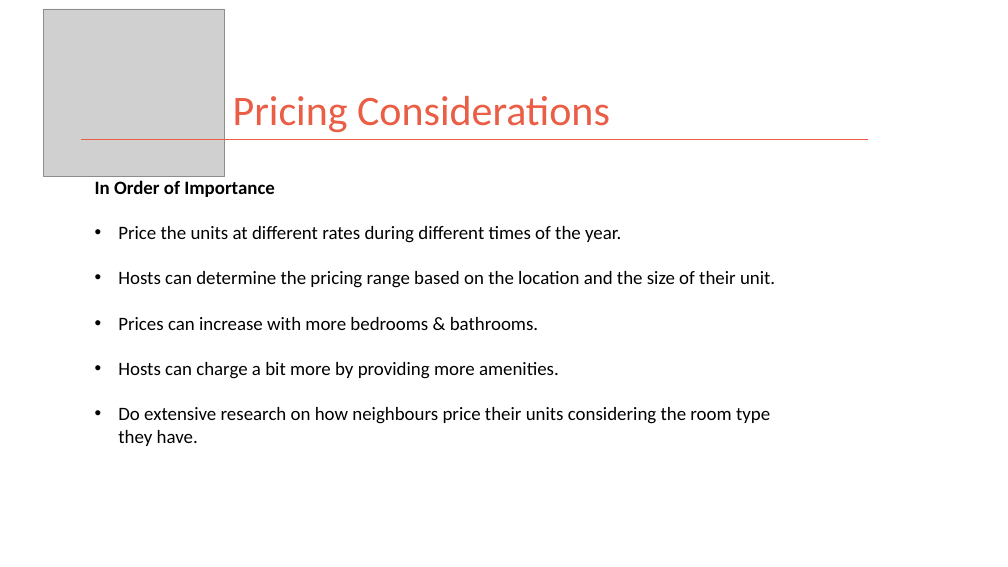
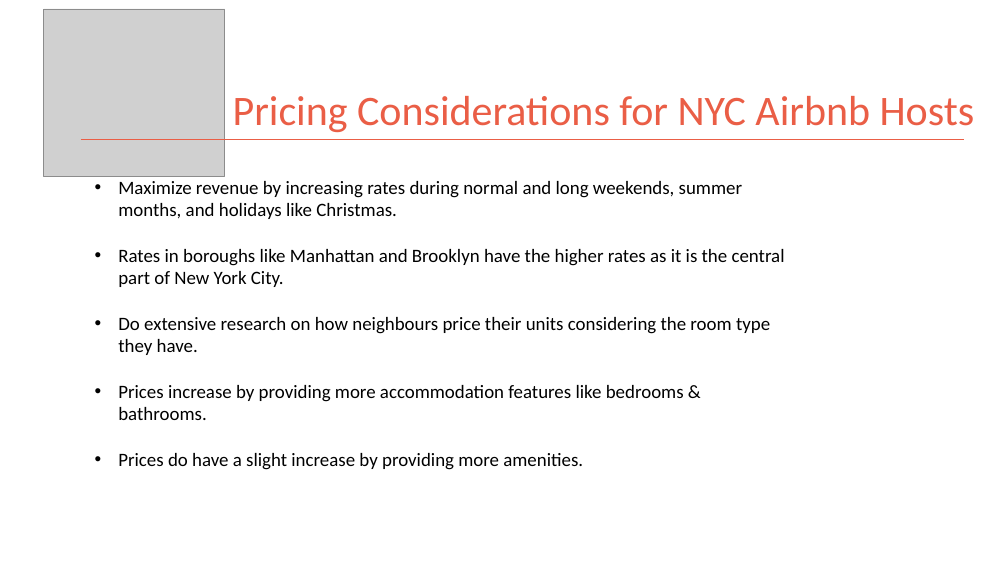
Before and after one commit to kman4/AirbnbPredictions, a slide deck: slide 22 of Airbnb Price Predictions (Model).pptx (slide 21 before the commit). Drawn at 1008x567 pixels with LibreOffice and Linux fonts; fonts in the diff are those of the drawing; grey boxes stand for pictures. Boxes give left, top, right and bottom in pixels: in the first picture for what was removed or moved away, otherwise in the second. Text is boxed around its words. In the diff, an @@ line names an element or a change of style, - is before the commit and + after.

Commit message:
update powerpoint

```diff
--- a/Airbnb Price Predictions (Model).pptx
+++ b/Airbnb Price Predictions (Model).pptx
@@ title at bbox=[233, 96, 975, 132]: text changed @@
-Pricing Considerations
+Pricing Considerations for NYC Airbnb Hosts
@@ line moved from (81, 139) - (868, 139) to (81, 139) - (964, 139) @@
@@ text at bbox=[118, 181, 785, 287]: text changed @@
-In Order of Importance
-• Price the units at different rates during different times of the year.
-• Hosts can determine the pricing range based on the location and the size of their unit.
-• Prices can increase with more bedrooms & bathrooms.
-• Hosts can charge a bit more by providing more amenities.
+• Maximize revenue by increasing rates during normal and long weekends, summer months, and holidays like Christmas.
+• Rates in boroughs like Manhattan and Brooklyn have the higher rates as it is the central part of New York City.
@@ text at bbox=[118, 385, 684, 470]: paragraphs added @@
+• Prices increase by providing more accommodation features like bedrooms & bathrooms.
+• Prices do have a slight increase by providing more amenities.
```
Also in this commit, not shown: 7 other slides changed.
